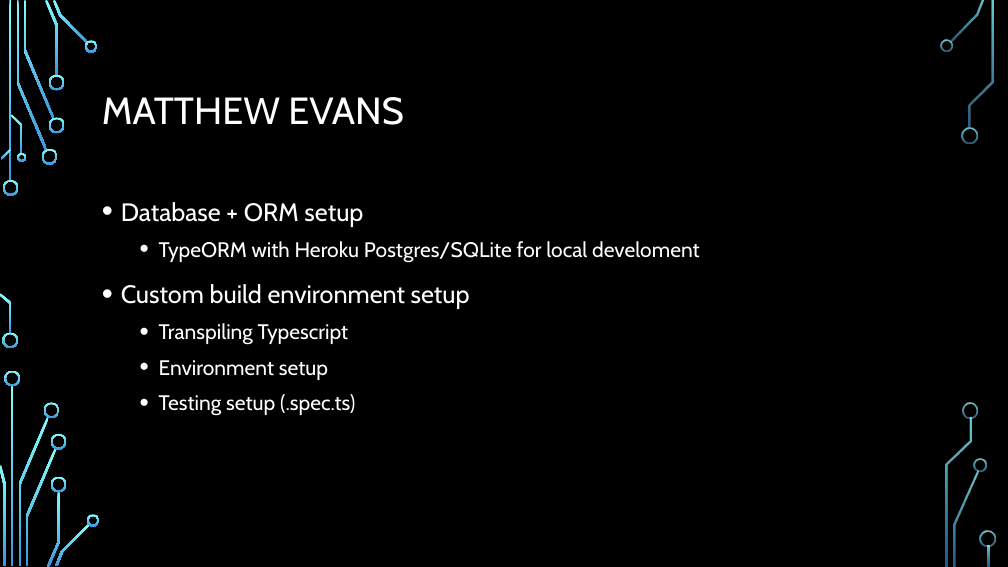
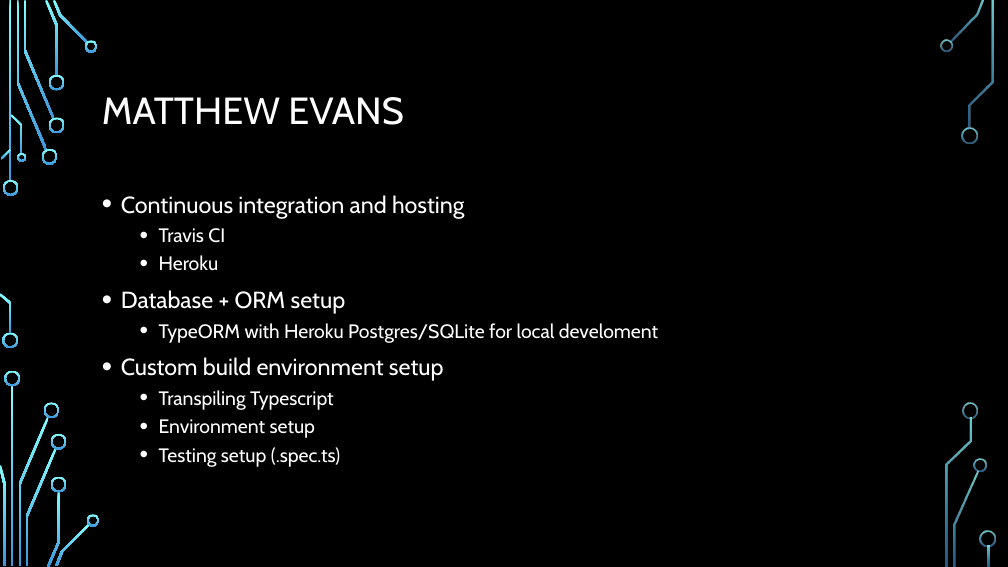
Before and after one commit to ocean-nfc/ocean-nfc-server, a slide deck: slide 4 of Ocean - NFC Slide Show.pptx. Drawn at 1008x567 pixels with LibreOffice and Linux fonts; fonts in the diff are those of the drawing; background and template pictures are left out. Boxes give left, top, right and bottom in pixels: in the first picture for what was removed or moved away, otherwise in the second. Text is boxed around its words. In the diff, an @@ line names an element or a change of style, - is before the commit and + after.

Commit message:
updated matthew slide

```diff
--- a/Ocean - NFC Slide Show.pptx
+++ b/Ocean - NFC Slide Show.pptx
@@ text at (x1=121, y1=195, x2=465, y2=270): paragraphs added @@
+• Continuous integration and hosting
+  • Travis CI
+  • Heroku
@@ text at (x1=121, y1=290, x2=658, y2=467): size 24 to 22.2 pt in "Database + ORM setup", "Custom build environment setup"; size 20 to 18.5 pt in "TypeORM with Heroku Postgres/SQLite for local develoment", "Transpiling Typescript", "Environment setup", "Testing setup (.spec.ts)"; line spacing 1.2 to 1 @@
```
Also in this commit, not shown: 1 other slide changed.
